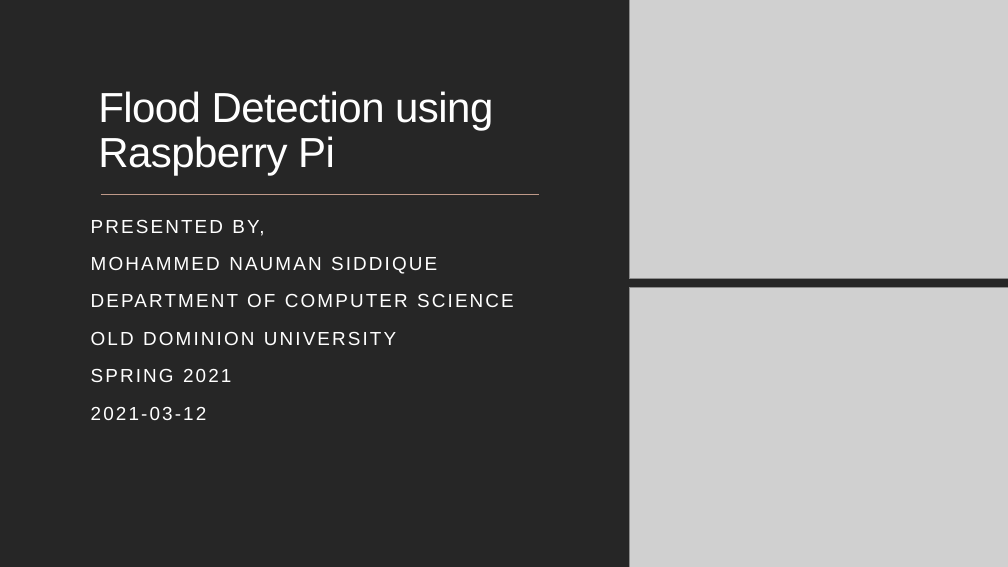
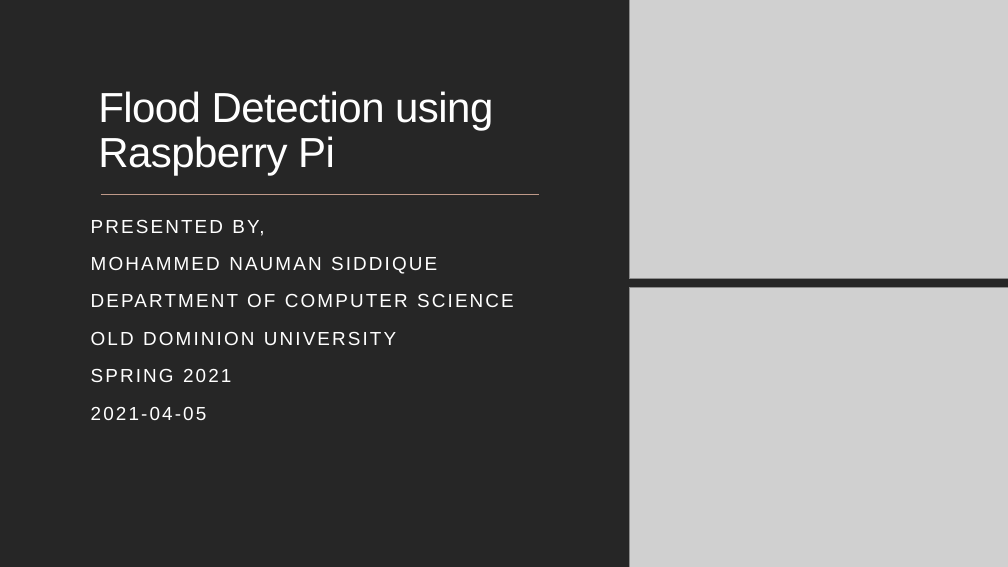
Before and after one commit to isaki001/PiCamUtils, a slide deck: slide 1 of floodDetection/report/Flood Detection using Raspberry Pi.pptx. Drawn at 1008x567 pixels with LibreOffice and Linux fonts; fonts in the diff are those of the drawing; grey boxes stand for pictures. Boxes give left, top, right and bottom in pixels: in the first picture for what was removed or moved away, otherwise in the second. Text is boxed around its words. In the diff, an @@ line names an element or a change of style, - is before the commit and + after.

```diff
--- a/floodDetection/report/Flood Detection using Raspberry Pi.pptx
+++ b/floodDetection/report/Flood Detection using Raspberry Pi.pptx
@@ subtitle at bbox=[91, 407, 207, 420]: text changed @@
-2021-03-12
+2021-04-05
```
Also in this commit, not shown: 45 other slides changed, 6 slides added.
